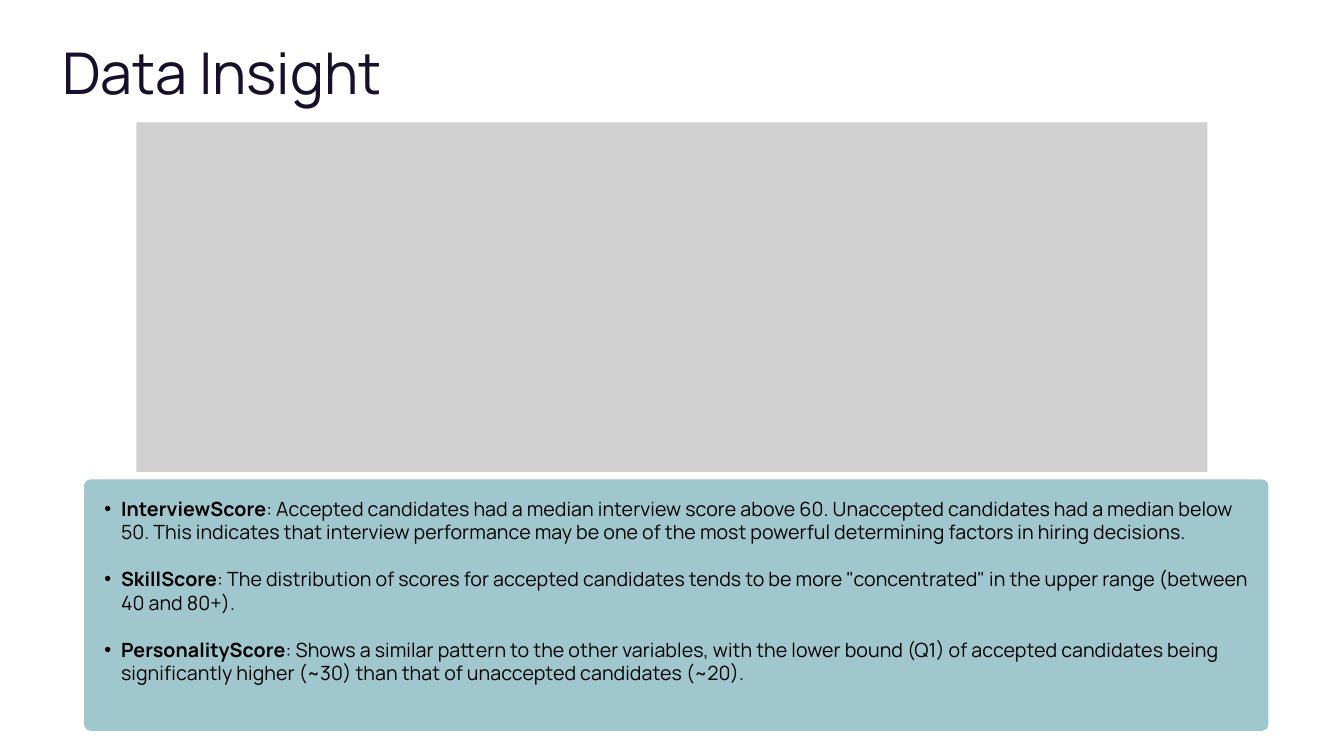
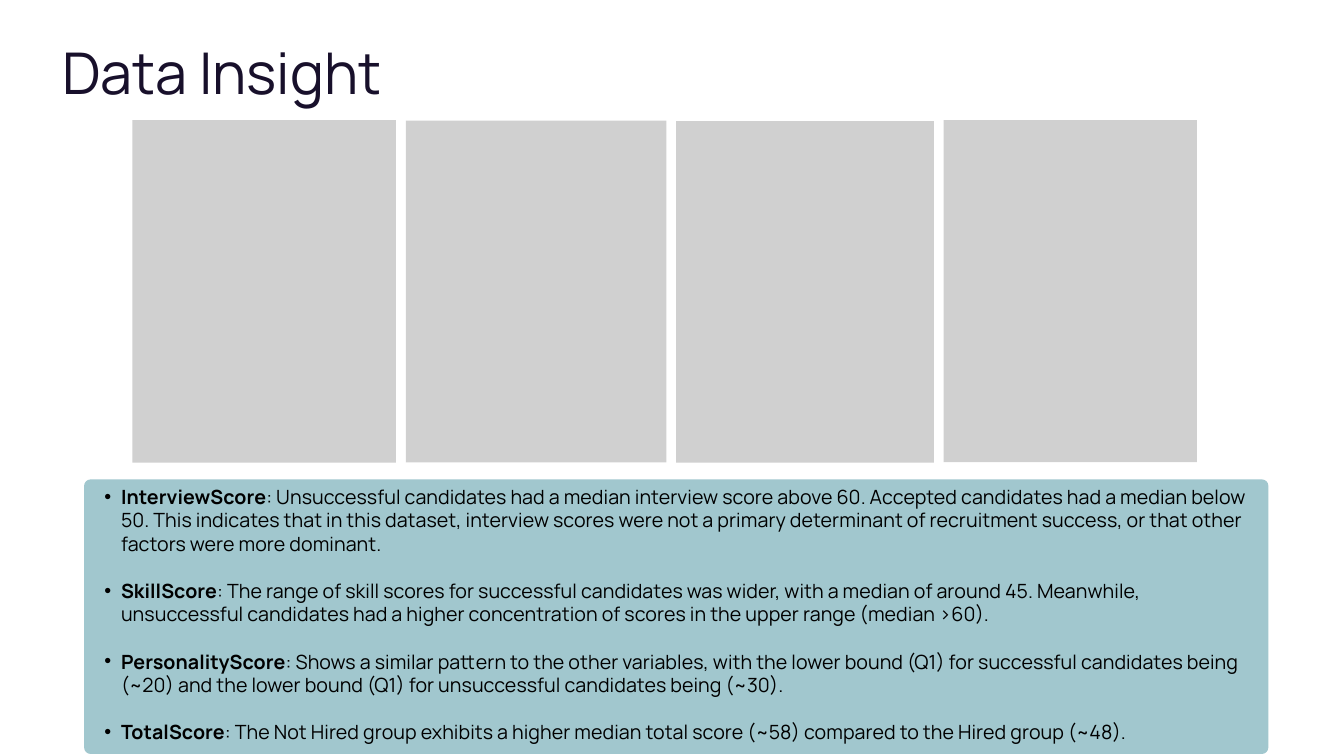
Before and after one commit to fadlinur/Final-Project, a slide deck: slide 9 of Stage 1/Exploratory Data Analysis.pptx. Drawn at 1344x756 pixels with LibreOffice and Linux fonts; fonts in the diff are those of the drawing; grey boxes stand for pictures; background and template pictures are left out. Boxes give left, top, right and bottom in pixels: in the first picture for what was removed or moved away, otherwise in the second. Text is boxed around its words. In the diff, an @@ line names an element or a change of style, - is before the commit and + after.

```diff
--- a/Stage 1/Exploratory Data Analysis.pptx
+++ b/Stage 1/Exploratory Data Analysis.pptx
@@ picture added at (132,120,396,463) @@
@@ picture removed at (136,122,1208,472) @@
@@ picture added at (406,121,667,462) @@
@@ picture added at (676,121,933,462) @@
@@ picture added at (943,120,1197,462) @@
@@ freeform shape: place and size @@
-freeform shape at (84,479,1268,730)
+freeform shape at (84,479,1268,753)
@@ text at (121,489,1245,744): text changed @@
-  • InterviewScore: Accepted candidates had a median interview score above 60. Unaccepted candidates had a median below 50. This indicates that interview performance may be one of the most powerful determining factors in hiring decisions.
-  • SkillScore: The distribution of scores for accepted candidates tends to be more "concentrated" in the upper range (between 40 and 80+).
-  • PersonalityScore: Shows a similar pattern to the other variables, with the lower bound (Q1) of accepted candidates being significantly higher (~30) than that of unaccepted candidates (~20).
+  • InterviewScore: Unsuccessful candidates had a median interview score above 60. Accepted candidates had a median below 50. This indicates that in this dataset, interview scores were not a primary determinant of recruitment success, or that other factors were more dominant.
+  • SkillScore: The range of skill scores for successful candidates was wider, with a median of around 45. Meanwhile, unsuccessful candidates had a higher concentration of scores in the upper range (median >60).
+  • PersonalityScore: Shows a similar pattern to the other variables, with the lower bound (Q1) for successful candidates being (~20) and the lower bound (Q1) for unsuccessful candidates being (~30).
+  • TotalScore: The Not Hired group exhibits a higher median total score (~58) compared to the Hired group (~48).
```
Also in this commit, not shown: 6 other slides changed, 9 slides added, 5 slides removed.
